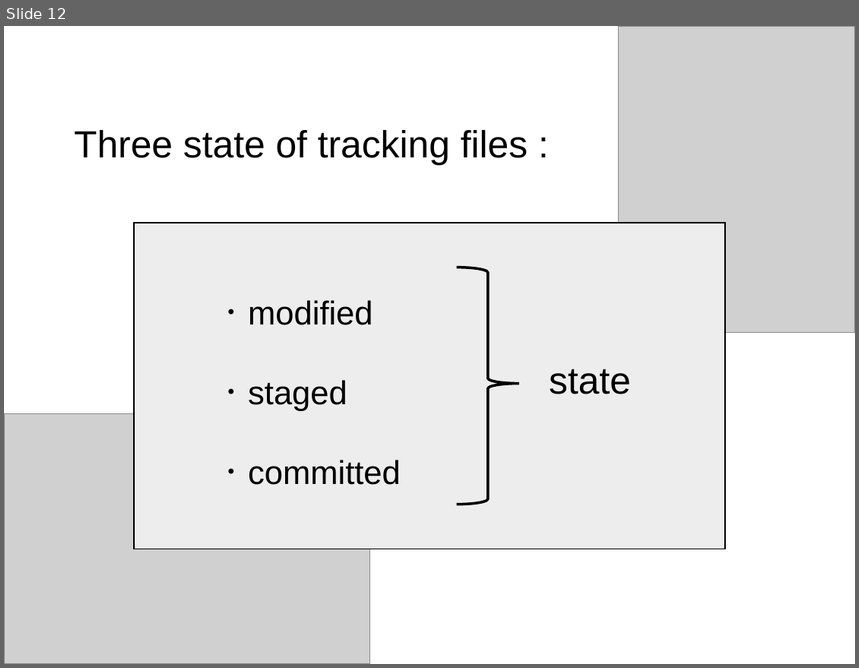
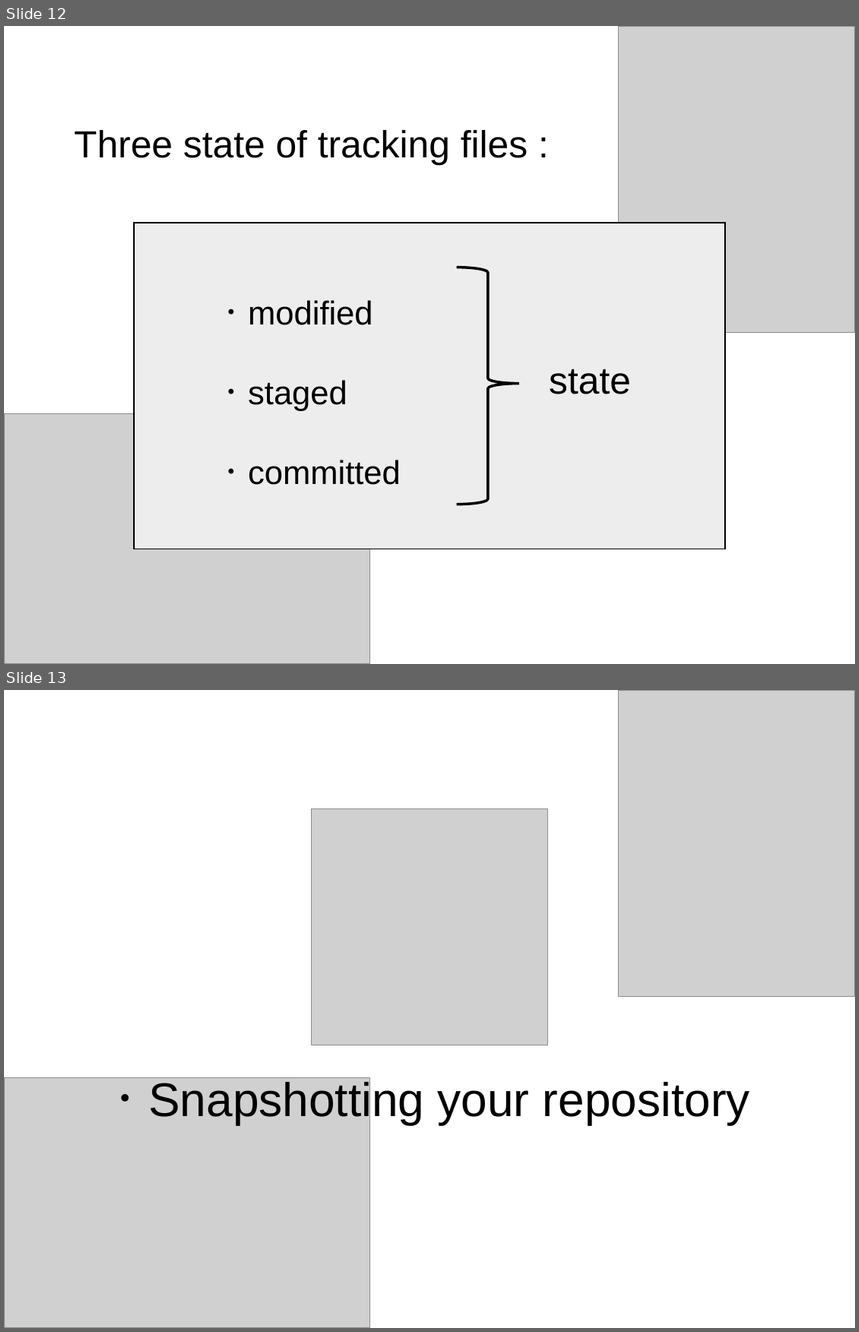
Before and after one commit to NCKU-BDA-2020/TA_Git_GitHub, a slide deck: TA_Class_III.pptx. Shown one above the other, each under a label of ours: slide 12 before the commit, slides 12 and 13 after it. The pictures are 859x668 and 859x1332 pixels, drawn with LibreOffice and Linux fonts; fonts in the diff are those of the drawing; grey boxes stand for pictures. Boxes give left, top, right and bottom in pixels: in the first picture for what was removed or moved away, otherwise in the second. Text is boxed around its words. In the diff, an @@ line names an element or a change of style, - is before the commit and + after.

```diff
--- a/TA_Class_III.pptx
+++ b/TA_Class_III.pptx
@@ slide 13 added at <box>4,690,855,1328</box>, background #FFFFFF @@
@@ picture added at <box>619,690,855,996</box> @@
@@ picture added at <box>311,809,548,1046</box> @@
@@ text added at <box>101,1069,750,1129</box>, 40 pt, text #000000 @@
+．Snapshotting your repository
@@ picture added at <box>4,1078,370,1328</box> @@
```
Also in this commit, not shown: 1 slide changed, 5 other slides added, 6 slides removed.
